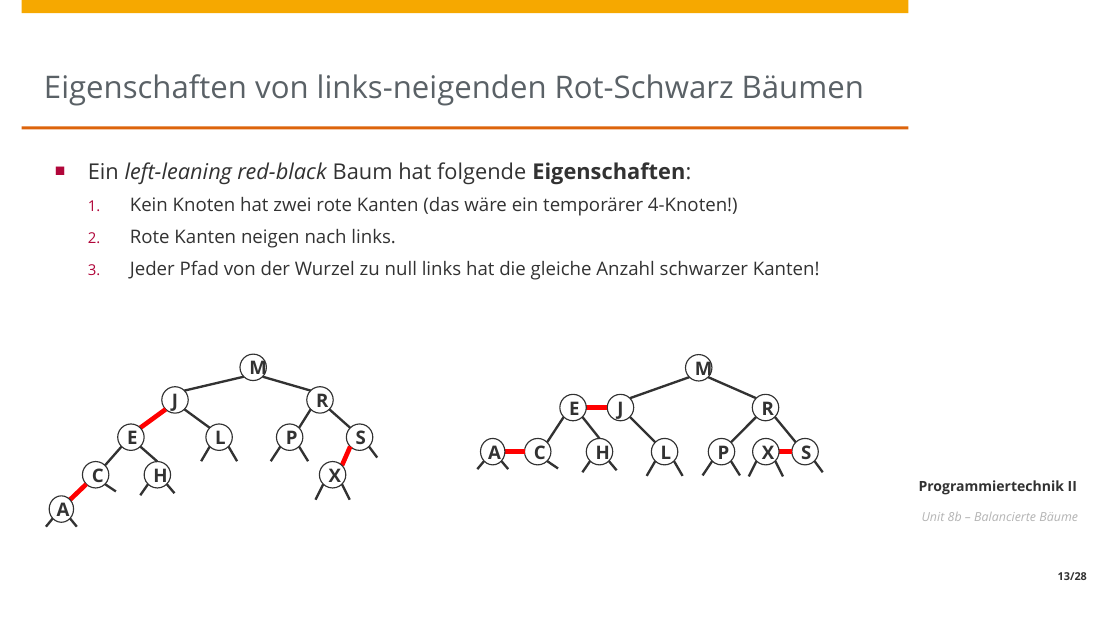
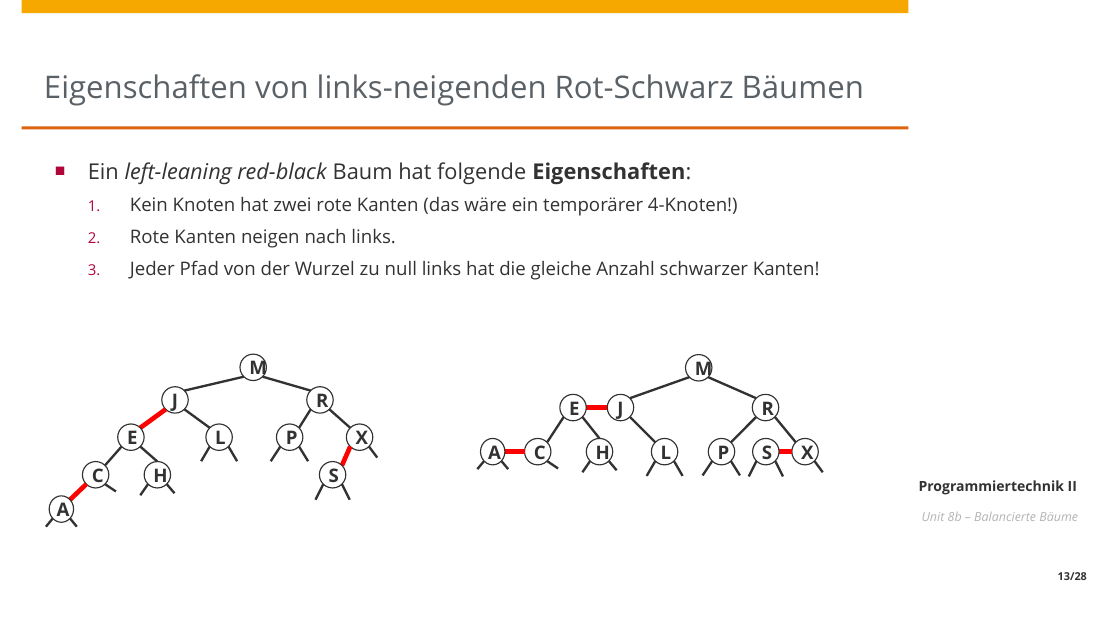
Before and after one commit to HPI-Artificial-Intelligence-Teaching/23-pt2, a slide deck: slide 13 of unit8/Unit8b - Baeume.pptx. Drawn at 1120x630 pixels with LibreOffice and Linux fonts; fonts in the diff are those of the drawing; background and template pictures are left out. Boxes give left, top, right and bottom in pixels: in the first picture for what was removed or moved away, otherwise in the second. Text is boxed around its words. In the diff, an @@ line names an element or a change of style, - is before the commit and + after.

```diff
--- a/unit8/Unit8b - Baeume.pptx
+++ b/unit8/Unit8b - Baeume.pptx
@@ ellipse "X": place and size @@
-ellipse "X" at [319,461,346,488]
+ellipse "X" at [346,424,373,451]
@@ ellipse "S": place and size @@
-ellipse "S" at [792,438,819,465]
+ellipse "S" at [753,438,780,465]
@@ ellipse "X": place and size @@
-ellipse "X" at [753,438,780,465]
+ellipse "X" at [792,438,819,465]
@@ ellipse "S": place and size @@
-ellipse "S" at [346,424,373,451]
+ellipse "S" at [319,461,346,488]
```
Also in this commit, not shown: 1 other slide changed.
